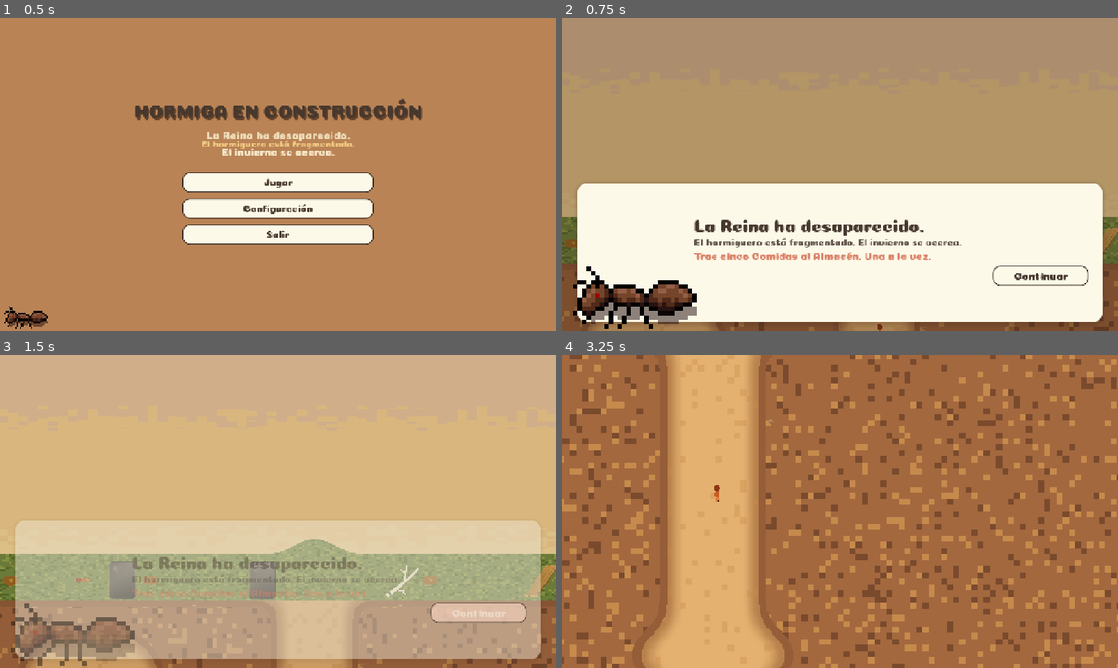
Above: before the commit, frames 1-4 (two rows, left to right).
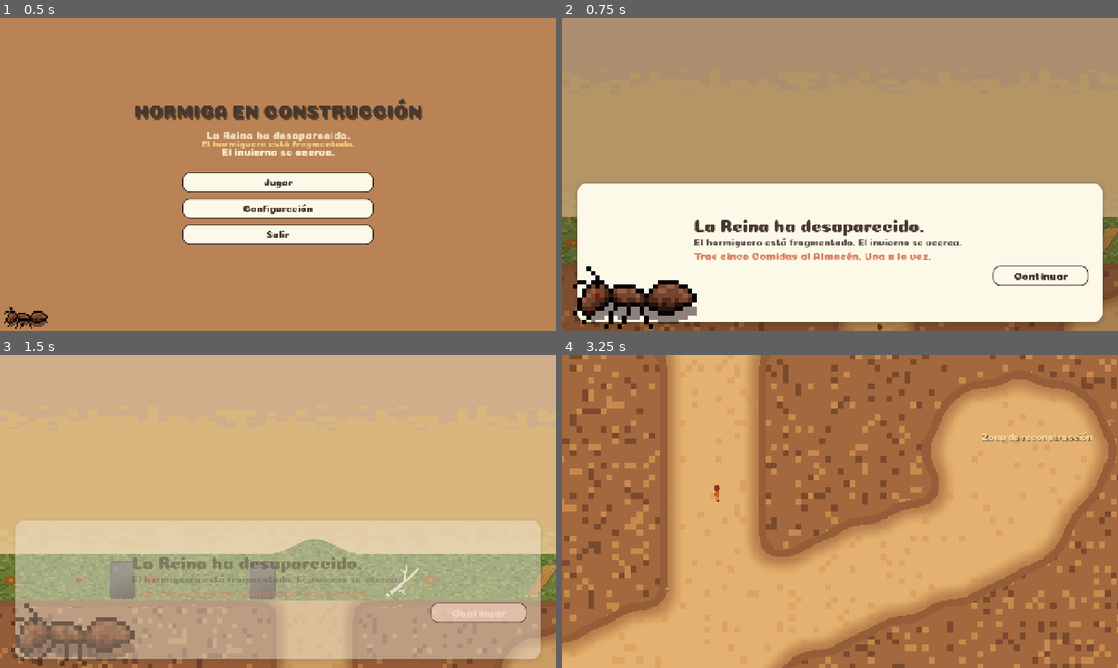
Above: after the commit, the same moments.

Repository: The-glitch-girls/an-ant-game
Game: Godot game, scene res://src/menu/menu.tscn
Two runs of this game, one before a commit and one after it. Both use one fixed random seed, a clock stepped at 60 frames per second and the inputs below.
Inputs:
- Up to frame 1 (0.5 s): no input
- Up to frame 2 (0.75 s): click "Jugar" at 0.5 s
- Up to frame 3 (1.5 s): click "Continuar" at 1.25 s
- Up to frame 4 (3.25 s): tap Enter (ui_accept) at 2 s; hold D (mover_derecha) 2.03-2.78 s; hold Shift (correr) 2.03-2.78 s; tap Space (saltar) at 2.27, 3.02 s; hold S (mover_abajo) from 2.78 s (still down); tap U at 2.85 s

Frame 1 is identical in both runs. In frame 2, 0.9% of the frame differs, in the area x 3-100%, y 89-100%; in frame 3, 1.6%; in frame 4, 28%, in the area x 0-100%, y 5-100%.

Commit message:
feat: zona de construccion movido a la derecha

Diff:
--- a/src/mundo/hormiguero_mapa.gd
+++ b/src/mundo/hormiguero_mapa.gd
@@ -93,7 +93,7 @@
 	_camara(36, 30, 4, 3)
 	_camara(18, 70, 4, 3)
 	_camara(58, 68, 5, 3)
-	_camara(20, 18, 5, 4) # construcción
+	_camara(54, 18, 5, 4)  # construcción
 	_camara(36, 94, 5, 3) # fondo
 	_linea(36, 10, 36, 48, 2)
 	_linea(36, 48, 54, 44, 2)
@@ -122,7 +122,7 @@
 	_linea(54, 44, 64, 52, 1)
 	_linea(36, 48, 36, 30, 1)
 	# _linea(36, 30, 20, 18, 1) # conexión a construcción - BLOQUEADA
-	_bloquear_entrada(12, 38, 7, 6, 20, 18, 1) # Bloquear entrada desde construcción
+	_bloquear_entrada(12, 38, 7, 6, 20, 18, 1)
 	_linea(36, 72, 18, 70, 1)
 	_linea(36, 72, 58, 68, 1)
 	_linea(36, 72, 36, 94, 1)
@@ -132,8 +132,7 @@
 	_linea(64, 52, 58, 68, 1)
 	_linea(4, 10, 36, 10, 1)
 	_linea(36, 10, 68, 10, 1)
-	# atajo izquierdo tapado
-	_linea(20, 22, 12, 38, 2)
+	_linea(54, 22, 12, 38, 2) # linea hacua construccion
 
 	for y in range(24, 32):
 		for x in range(18, 24):
@@ -172,7 +171,7 @@
 	descanso = mundo(36, 72)
 	abandonada = mundo(8, 56)
 	humeda = mundo(64, 52)
-	construccion = mundo(20, 18)
+	construccion = mundo(54, 18)
 	fondo = mundo(36, 94)
 	spawn = mundo(54, 44)
 	derrumbada = Rect2(mundo(18, 24) - Vector2(TILE, TILE), Vector2(TILE * 7, TILE * 9))
Not shown: 1 places in src/menu/configuracion.tscn that only renumber resources
